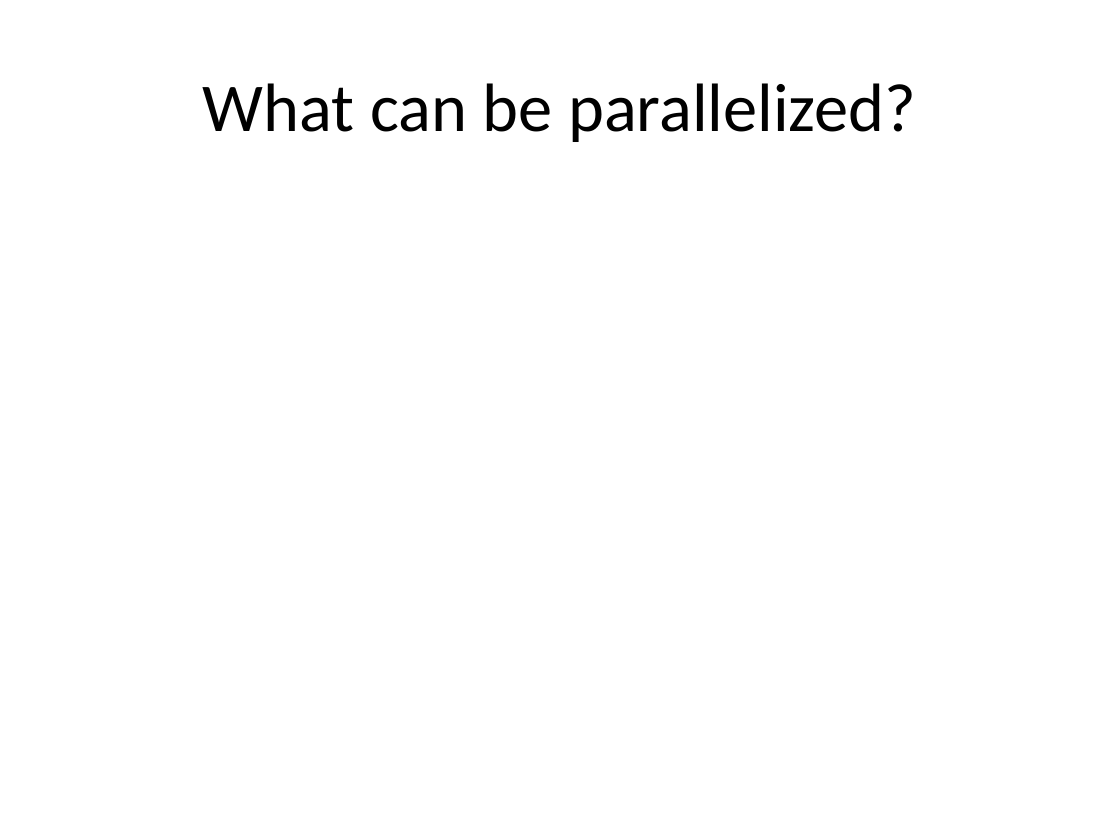
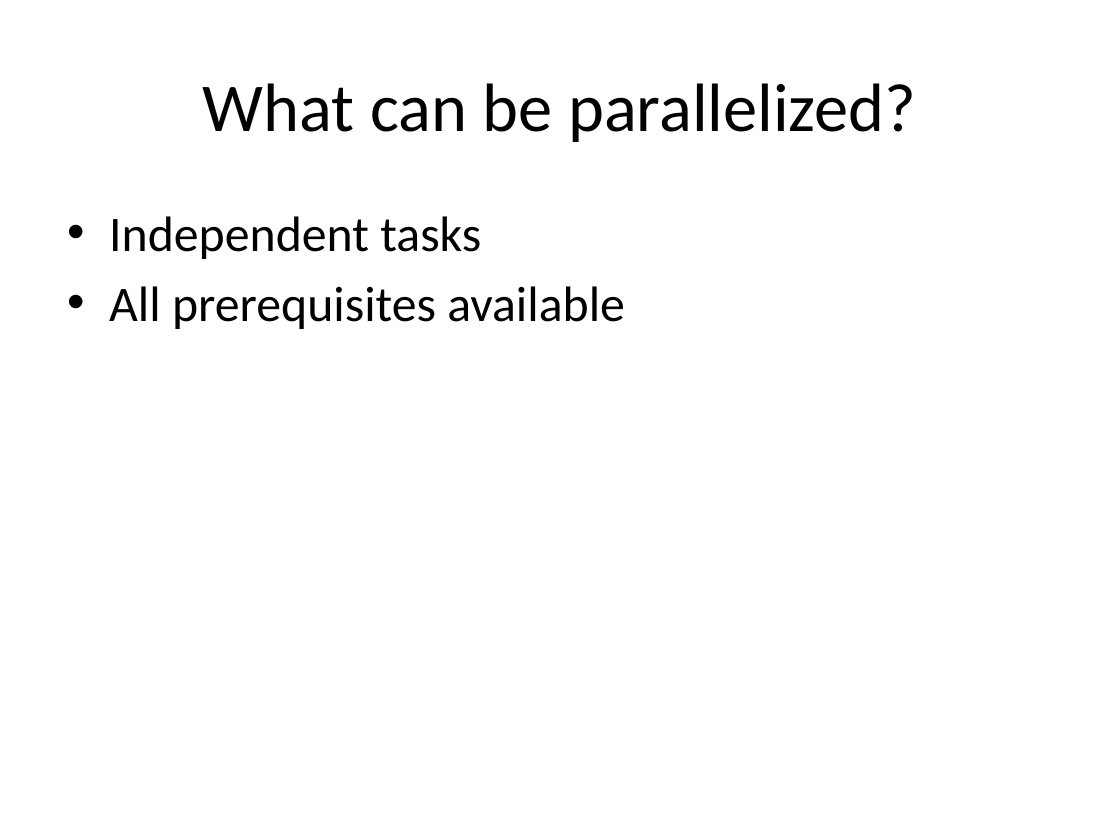
Before and after one commit to tsibley/Workflows-and-Parallel-Processing, a slide deck: slide 24 of CBG-2014-05-06.pptx (slide 23 before the commit). Drawn at 1120x840 pixels with LibreOffice and Linux fonts; fonts in the diff are those of the drawing. Boxes give left, top, right and bottom in pixels: in the first picture for what was removed or moved away, otherwise in the second. Text is boxed around its words. In the diff, an @@ line names an element or a change of style, - is before the commit and + after.

Commit message:
Some more fleshing out of the parallel section

```diff
--- a/CBG-2014-05-06.pptx
+++ b/CBG-2014-05-06.pptx
@@ text added at (109,216,625,329), 32 pt, text #000000 @@
+• Independent tasks
+• All prerequisites available
```
Also in this commit, not shown: 4 other slides changed, 4 slides added.
